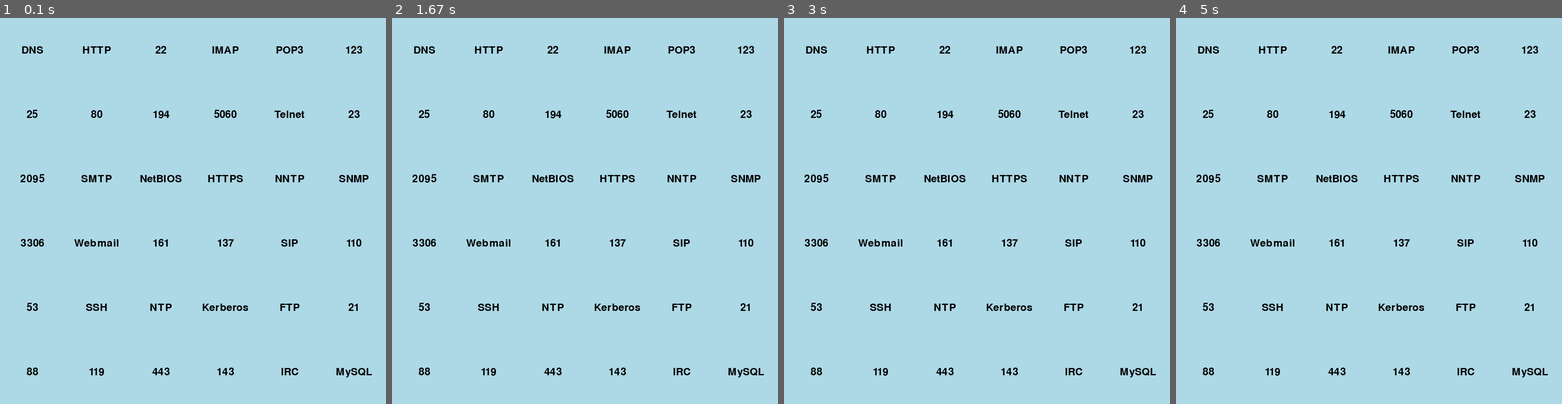
Above: before the commit, frames 1-4 (left to right).
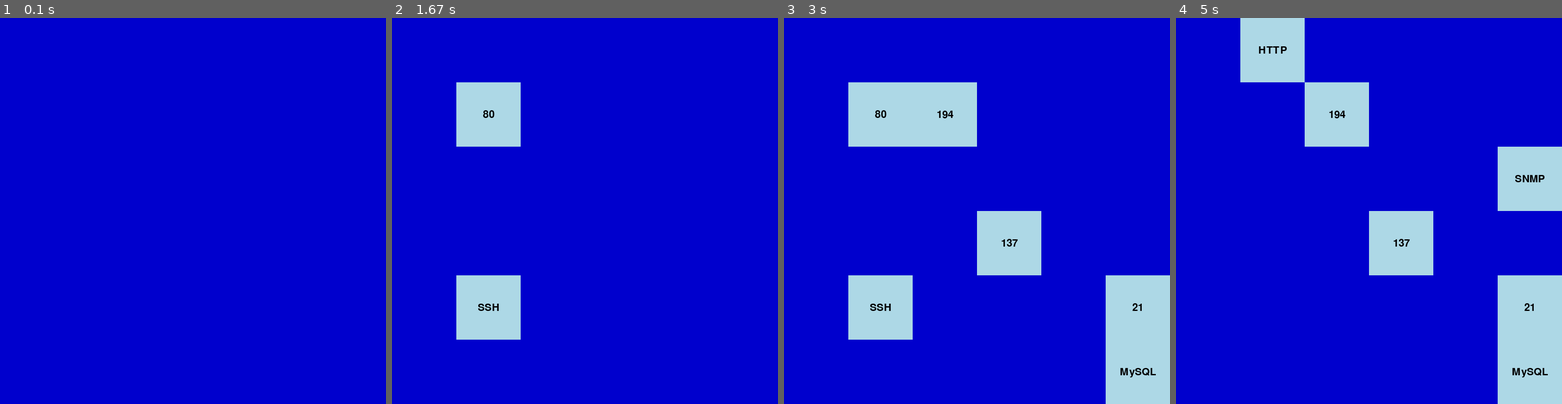
Above: after the commit, the same moments.

Repository: sandromund/pygame_memory
Game: pygame game, started from main.py
Same seed, same stepped clock (60 frames per second), same inputs: the game is played once before the commit and once after it.
Inputs (mouse positions are in pixels of both pictures, inside the frame that each line leads up to):
- Up to frame 1 (0.1 s): no input
- Up to frame 2 (1.67 s): press the mouse at (588, 238) at 0.37 s; move the mouse to (538, 226) at 0.47 s; release the mouse at (492, 214) at 0.6 s; click (465, 299) at 0.72 s; click (631, 245) at 1.05 s; click (492, 133) at 1.38 s
- Up to frame 3 (3 s): click (980, 253) at 1.72 s; click (1123, 357) at 2.05 s; click (915, 83) at 2.38 s; click (1112, 311) at 2.72 s
- Up to frame 4 (5 s): click (1507, 180) at 3.05 s; click (1249, 160) at 3.38 s; click (1253, 79) at 3.72 s; click (1276, 280) at 4.05 s; click (1284, 141) at 4.38 s; click (1284, 180) at 4.72 s

The runs differ from the first frame. In frame 1, 100% of the frame differs, in the area x 0-100%, y 0-100%; in frame 2, 94%; in frame 3, 83%; in frame 4, 83%.

Commit message:
First working version

Diff:
--- a/main.py
+++ b/main.py
@@ -30,8 +30,7 @@
             running = False
         if event.type == pygame.MOUSEBUTTONDOWN:
             mouse_buttons = pygame.mouse.get_pressed()
-            # mouse position event.pos
-            # left click  mouse_buttons[0]
+            game.filp_card(event.pos)
     pygame.display.flip()
 
 pygame.quit()
--- a/src/game.py
+++ b/src/game.py
@@ -15,18 +15,16 @@
         self.card_front = config.get("front_color_card")
         self.tile_size = config.get("tile_size")
         self.n_cards = self.board_size ** 2
-
         self.port_to_protocol = ports
         self.protocol_to_port = {v: k for k, v in ports.items()}
         self.mapper = self.get_mapper()
 
-        self.n_pairs = len(ports.items())
-        self.flipped = [[True] * self.board_size] * self.board_size
+        self.flipped = np.zeros(self.n_cards, dtype=bool)
+        self.flipped = self.flipped.reshape((self.board_size, self.board_size))
 
         self.board = np.arange(self.n_cards)
         np.random.shuffle(self.board)
         self.board = self.board.reshape((self.board_size, self.board_size))
-        ic(self.board)
 
     def get_mapper(self):
         mapper = {}
@@ -65,3 +63,11 @@
             pygame.draw.rect(surface=surface,
                              color=self.card_back,
                              rect=card_rect)
+
+    def filp_card(self, screen_position):
+        x, y = screen_position
+        x_new = int(x // self.tile_size)
+        y_new = int(y // self.tile_size)
+        x_new = min(max(0, x_new), self.tile_size)
+        y_new = min(max(0, y_new), self.tile_size)
+        self.flipped[y_new][x_new] = not self.flipped[y_new][x_new]
